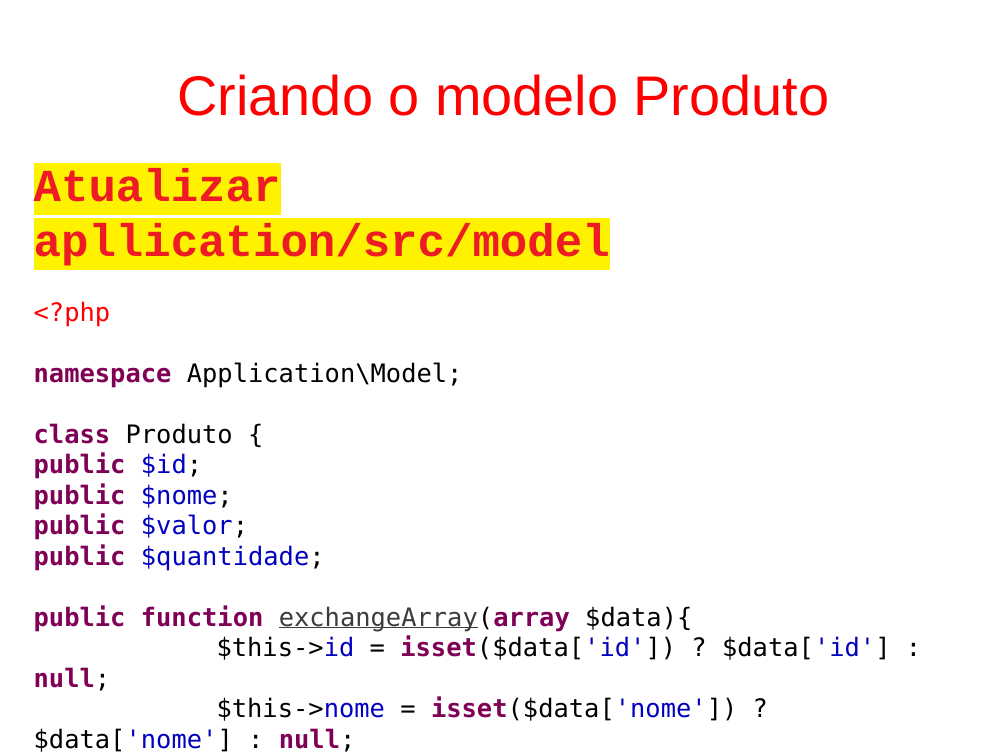
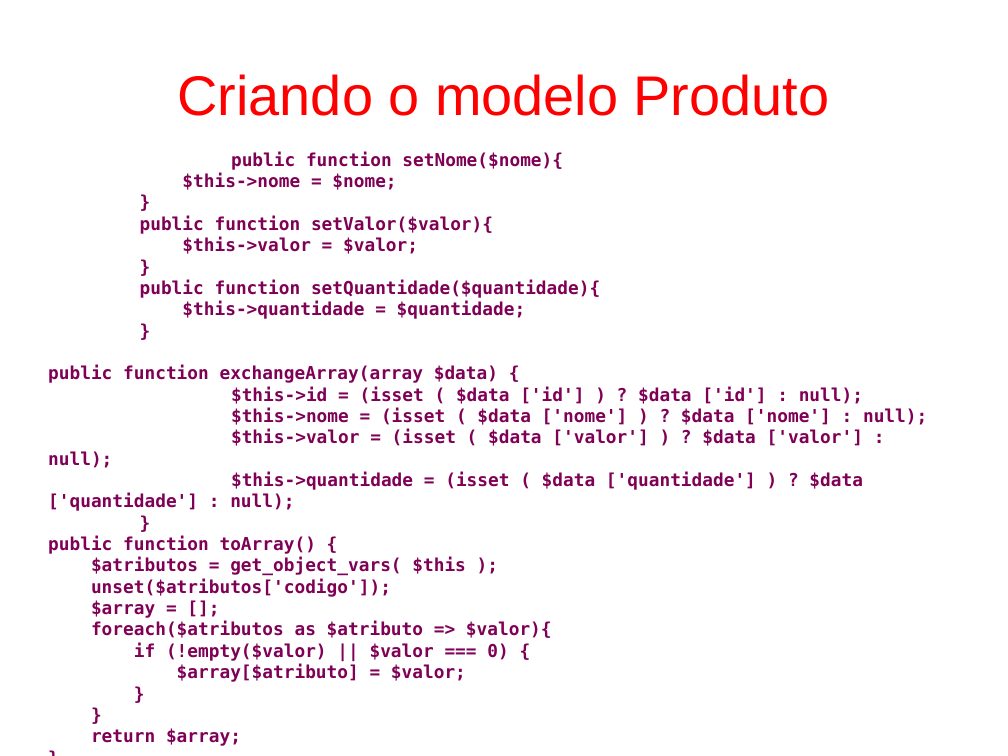
Before and after one commit to fgsl/lojasacme, a slide deck: slide 37 of docs/tutorial.odp (slide 34 before the commit). Drawn at 1008x756 pixels with LibreOffice and Linux fonts; fonts in the diff are those of the drawing. Boxes give left, top, right and bottom in pixels: in the first picture for what was removed or moved away, otherwise in the second. Text is boxed around its words. In the diff, an @@ line names an element or a change of style, - is before the commit and + after.

```diff
--- a/docs/tutorial.odp
+++ b/docs/tutorial.odp
@@ text "public function setNome($nome){": place and size @@
-text "public function setNome($nome){" at (34,168,891,752)
+text "public function setNome($nome){" at (48,152,927,746)
@@ text "public function setNome($nome){" at (48,152,927,746): size 20 to 14 pt, text colour #000000 to #7F0055, bold on in "}" @@
@@ text at (182,152,563,190): text changed; size 20 to 14 pt; text colour #000000 to #7F0055; bold on @@
-Atualizar
-apllication/src/model
-<?php
-namespace Application\Model;
-class Produto {
-public $id;
-public $nome;
-public $valor;
-public $quantidade;
-public function exchangeArray(array $data){
-$this->id = isset($data['id']) ? $data['id'] : null;
-$this->nome = isset($data['nome']) ? $data['nome'] : null;
-$this->valor = isset($data['valor']) ? $data['valor'] : null;
-$this->quantidade = isset($data['quantidade']) ? $data['quantidade'] : null;
+public function setNome($nome){
+$this->nome = $nome;
@@ text at (48,216,927,746): paragraphs added @@
+public function setValor($valor){
+$this->valor = $valor;
+}
+public function setQuantidade($quantidade){
+$this->quantidade = $quantidade;
+}
+public function exchangeArray(array $data) {
+$this->id = (isset ( $data ['id'] ) ? $data ['id'] : null);
+$this->nome = (isset ( $data ['nome'] ) ? $data ['nome'] : null);
+$this->valor = (isset ( $data ['valor'] ) ? $data ['valor'] : null);
+$this->quantidade = (isset ( $data ['quantidade'] ) ? $data ['quantidade'] : null);
+}
+public function toArray() {
+$atributos = get_object_vars( $this );
+unset($atributos['codigo']);
+$array = [];
+foreach($atributos as $atributo => $valor){
+if (!empty($valor) || $valor === 0) {
+$array[$atributo] = $valor;
+}
+}
+return $array;
+}
+}
```
Also in this commit, not shown: 23 other slides changed, 52 slides added, 18 slides removed.
